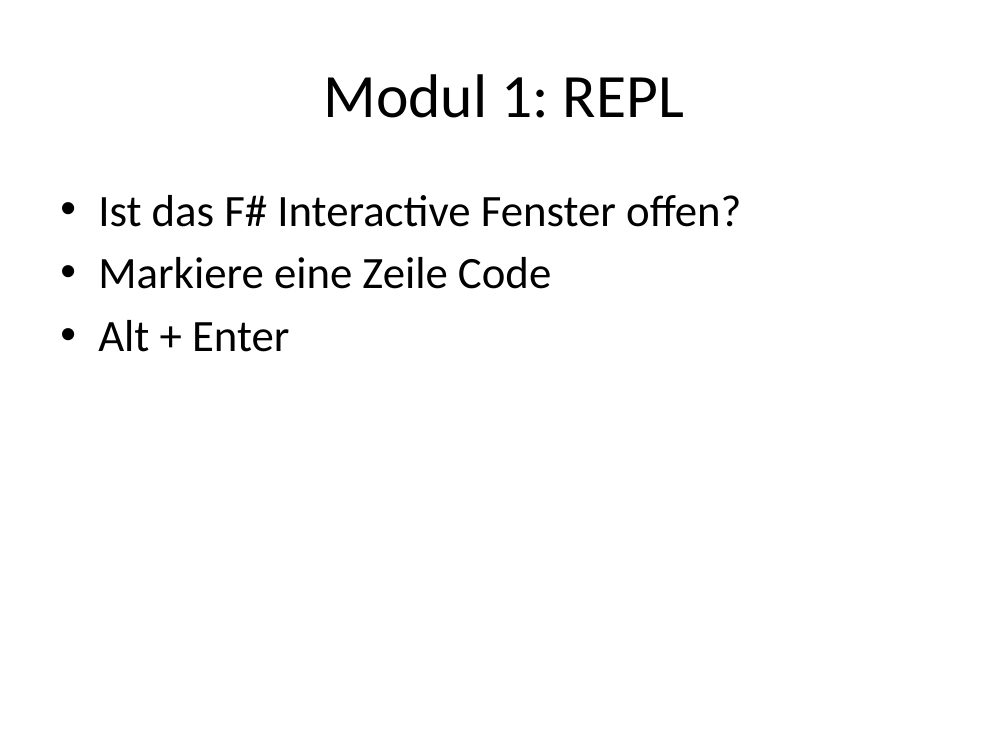
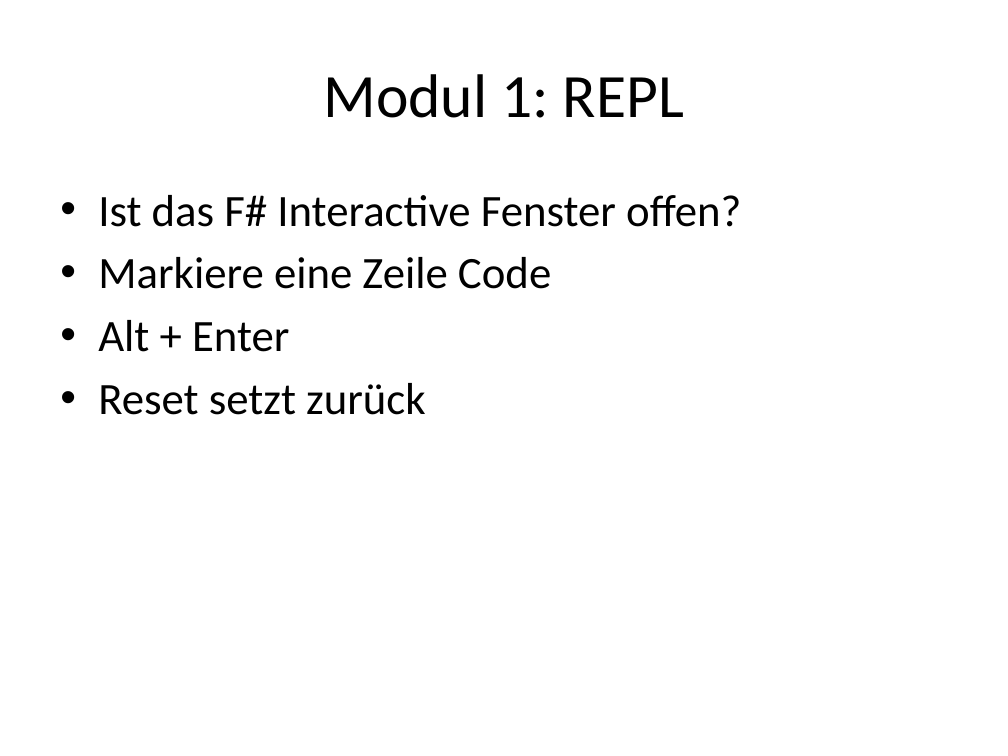
Before and after one commit to nasserbrake/Spartakiade2017, a slide deck: slide 24 of FSharp.pptx. Drawn at 1008x756 pixels with LibreOffice and Linux fonts; fonts in the diff are those of the drawing. Boxes give left, top, right and bottom in pixels: in the first picture for what was removed or moved away, otherwise in the second. Text is boxed around its words. In the diff, an @@ line names an element or a change of style, - is before the commit and + after.

```diff
--- a/FSharp.pptx
+++ b/FSharp.pptx
@@ text at <box>98,383,425,415</box>: paragraph added @@
+• Reset setzt zurück
```
Also in this commit, not shown: 1 other file.
